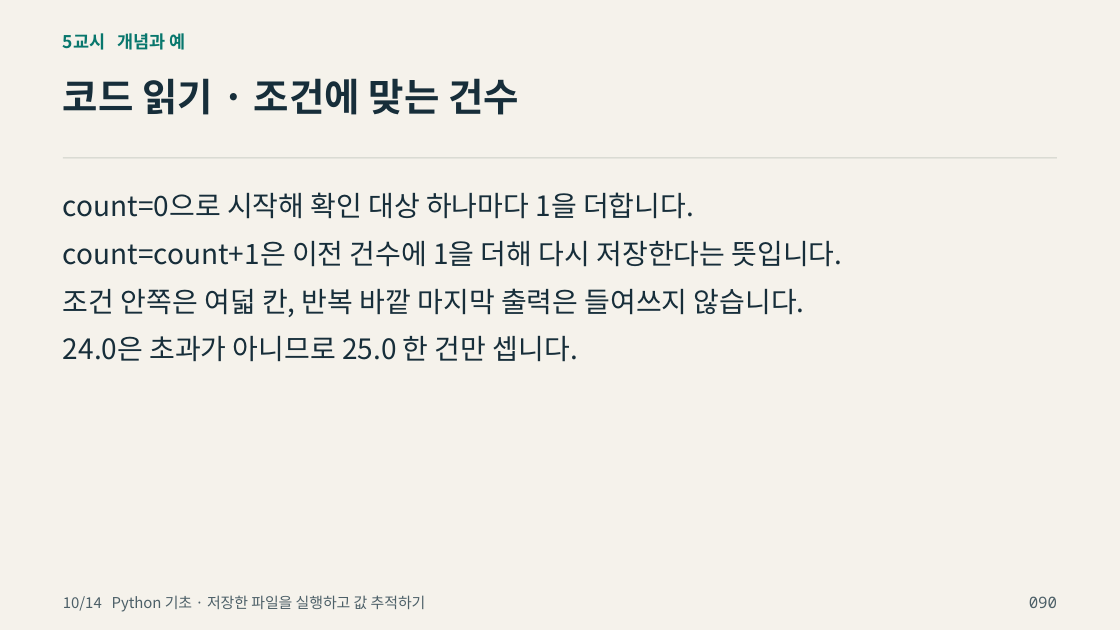
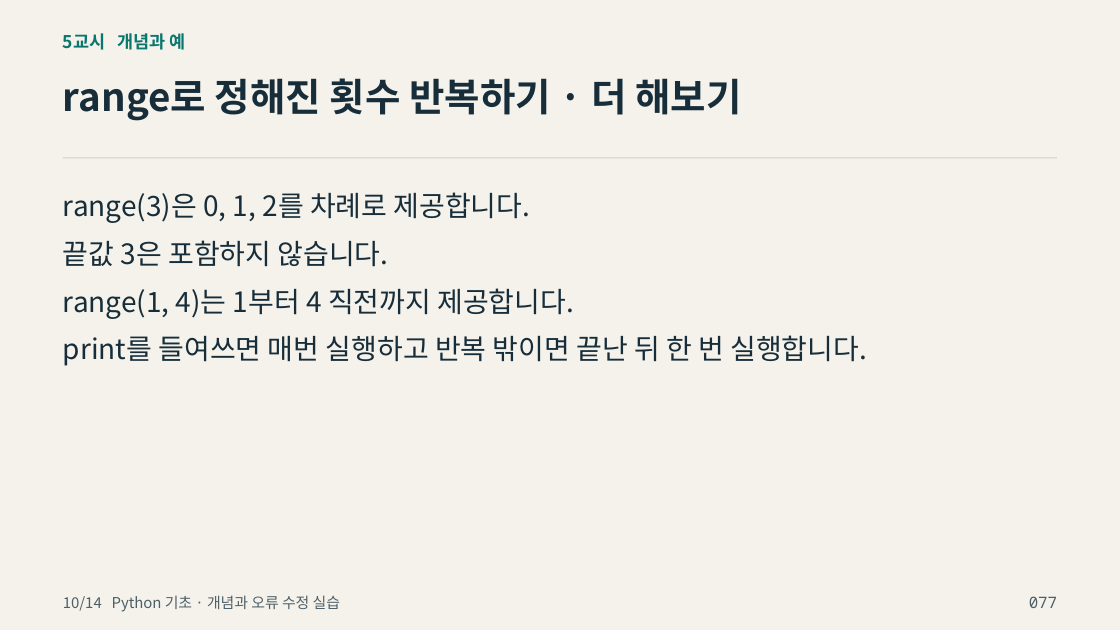
Before and after one commit to zeusk302-png/kdigital-physical-ai, a slide deck: slide 77 of downloads/2026-10-14/readable-slides.pptx (slide 90 before the commit). Drawn at 1120x630 pixels with LibreOffice and Linux fonts; fonts in the diff are those of the drawing; background and template pictures are left out. Boxes give left, top, right and bottom in pixels: in the first picture for what was removed or moved away, otherwise in the second. Text is boxed around its words. In the diff, an @@ line names an element or a change of style, - is before the commit and + after.

Commit message:
Expand beginner Python concepts and synchronize teaching deck

```diff
--- a/downloads/2026-10-14/readable-slides.pptx
+++ b/downloads/2026-10-14/readable-slides.pptx
@@ text at (63,78,741,121): text changed @@
-코드 읽기 · 조건에 맞는 건수
+range로 정해진 횟수 반복하기 · 더 해보기
@@ text at (63,192,531,223): text changed @@
-count=0으로 시작해 확인 대상 하나마다 1을 더합니다.
+range(3)은 0, 1, 2를 차례로 제공합니다.
@@ text at (63,240,389,267): text changed @@
-count=count+1은 이전 건수에 1을 더해 다시 저장한다는 뜻입니다.
+끝값 3은 포함하지 않습니다.
@@ text at (63,288,574,319): text changed @@
-조건 안쪽은 여덟 칸, 반복 바깥 마지막 출력은 들여쓰지 않습니다.
+range(1, 4)는 1부터 4 직전까지 제공합니다.
@@ text at (63,335,867,366): text changed @@
-24.0은 초과가 아니므로 25.0 한 건만 셉니다.
+print를 들여쓰면 매번 실행하고 반복 밖이면 끝난 뒤 한 번 실행합니다.
@@ text at (63,595,340,612): text changed @@
-10/14 Python 기초 · 저장한 파일을 실행하고 값 추적하기
+10/14 Python 기초 · 개념과 오류 수정 실습
@@ text at (1029,596,1057,608): text changed @@
-090
+077
```
Also in this commit, not shown: 76 other slides changed, 46 slides added, 40 slides removed, 18 other files.
